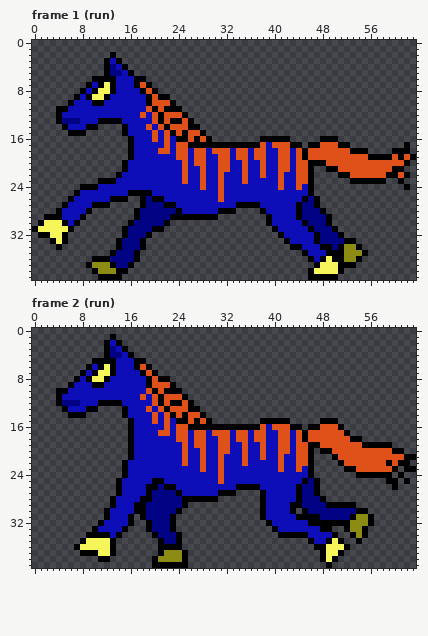
Pixel-art file, stored at res/sprite/zep.aseprite. The picture above was drawn from the file before the commit.
64x40 pixels, 6 frames. Shown: frame 1 (run), frame 2 (run). The commit also changed other frames, which this record leaves out.
After the commit:
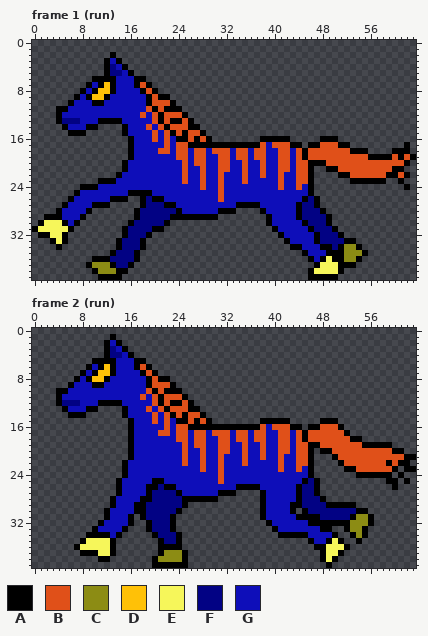
Palette (. is transparent): A #000000  B #e05019  C #8c8c14  D #ffc107  E #f6f65a  F #020284  G #0e0eb9
What changed:
--- frame 1 (run)
@@ x 8..14 @@
  6 ..AAAAG
- 7 .AGAEAG
- 8 AGAEEAG
- 9 GAEEAGG
+ 7 .AGADAG
+ 8 AGADDAG
+ 9 GADDAGG
 10 GGAAGGG
--- frame 2 (run)
@@ x 8..14 @@
  5 ..AAAAG
- 6 .AGAEAG
- 7 AGAEEAG
- 8 GAEEAGG
+ 6 .AGADAG
+ 7 AGADDAG
+ 8 GADDAGG
  9 GGAAGGG
Boxes around the changes in both pictures, in picture pixels (x1, y1, x2, y2):
changed: (92, 82, 110, 100)
changed: (92, 364, 110, 382)
